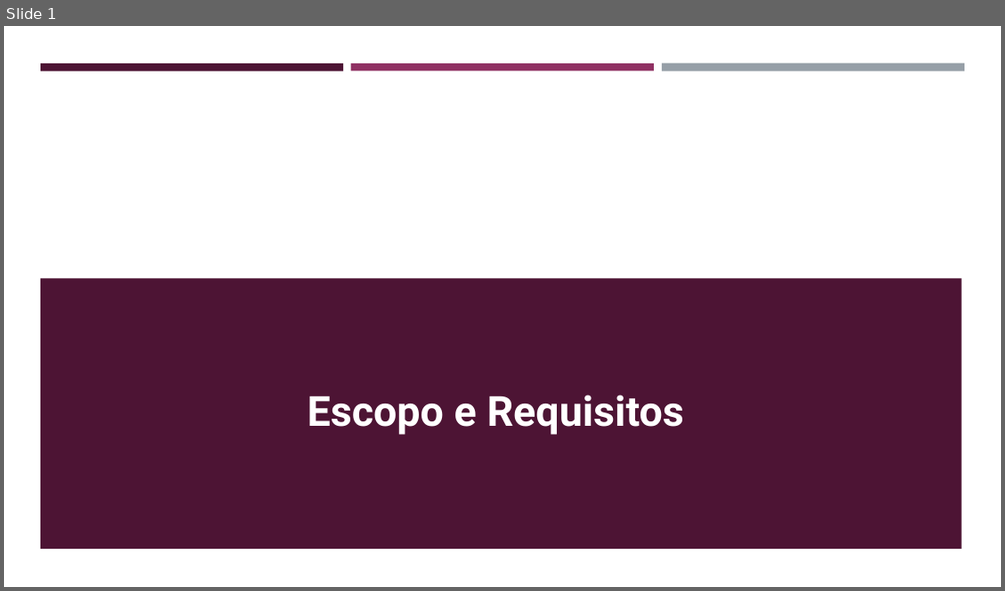
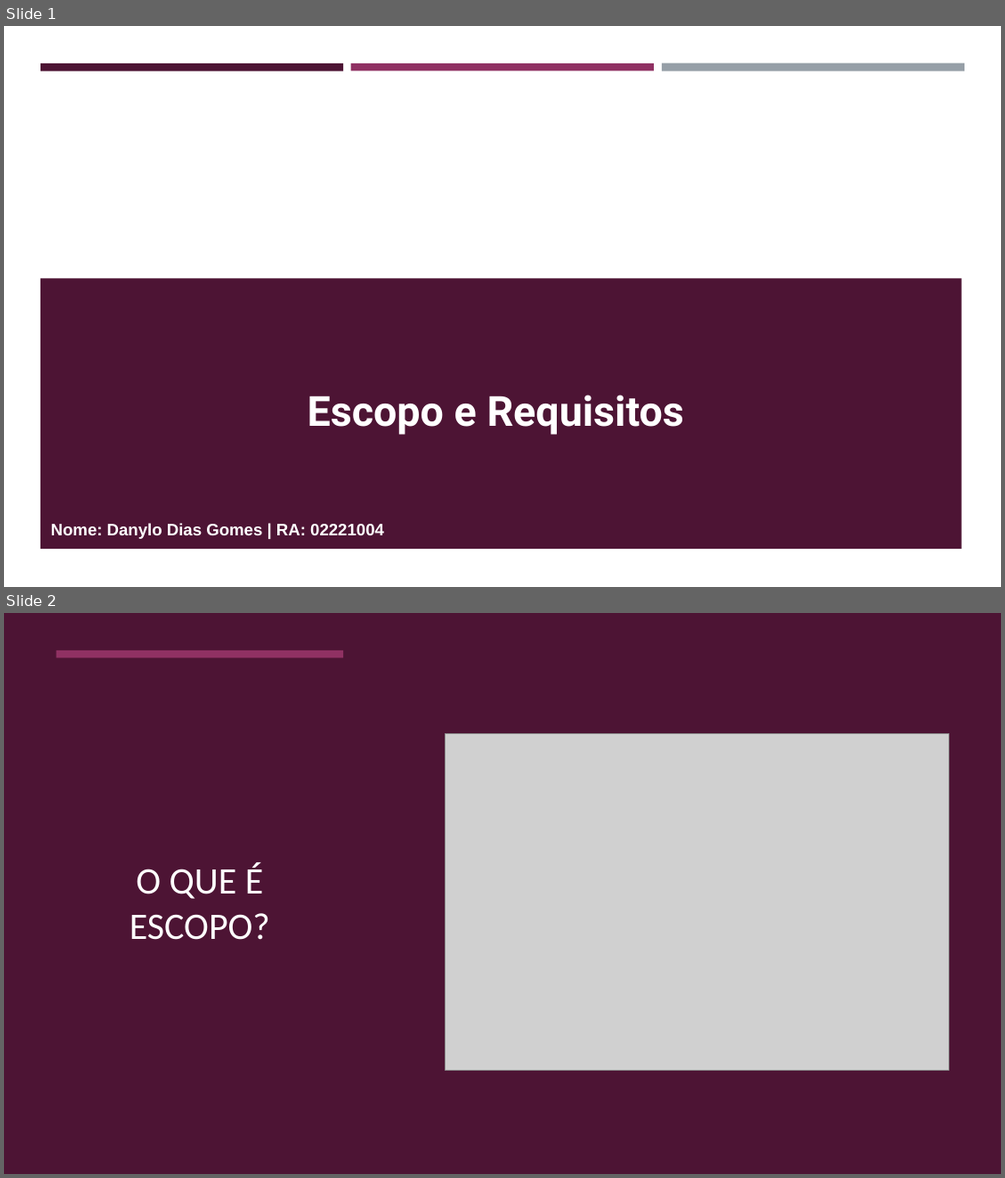
Before and after one commit to DanyloSPTech/1CCO, a slide deck: Socioemocional/Slides para dar aula/Escopo e Restrições.pptx. Shown one above the other, each under a label of ours: slide 1 before the commit, slides 1 and 2 after it. The pictures are 1005x591 and 1005x1178 pixels, drawn with LibreOffice and Linux fonts; fonts in the diff are those of the drawing; grey boxes stand for pictures. Boxes give left, top, right and bottom in pixels: in the first picture for what was removed or moved away, otherwise in the second. Text is boxed around its words. In the diff, an @@ line names an element or a change of style, - is before the commit and + after.

```diff
--- a/Socioemocional/Slides para dar aula/Escopo e Restrições.pptx
+++ b/Socioemocional/Slides para dar aula/Escopo e Restrições.pptx
@@ slide 2 added at [4, 613, 1001, 1174], background #FFFFFF @@
@@ rectangle added at [4, 613, 1001, 1174], fill #4D1434 @@
@@ rectangle added at [57, 650, 343, 657], fill #903163 @@
@@ picture added at [445, 733, 949, 1070] @@
@@ text added at [129, 863, 270, 940], 36 pt, text #FFFFFF @@
+O QUE É ESCOPO?
@@ slide 1 changed as well @@
@@ text added at [51, 523, 384, 539], 16 pt, text #FFFFFF, bold @@
+Nome: Danylo Dias Gomes | RA: 02221004
```
Also in this commit, not shown: 2 other slides changed, 5 other slides added, 3 slides removed.
